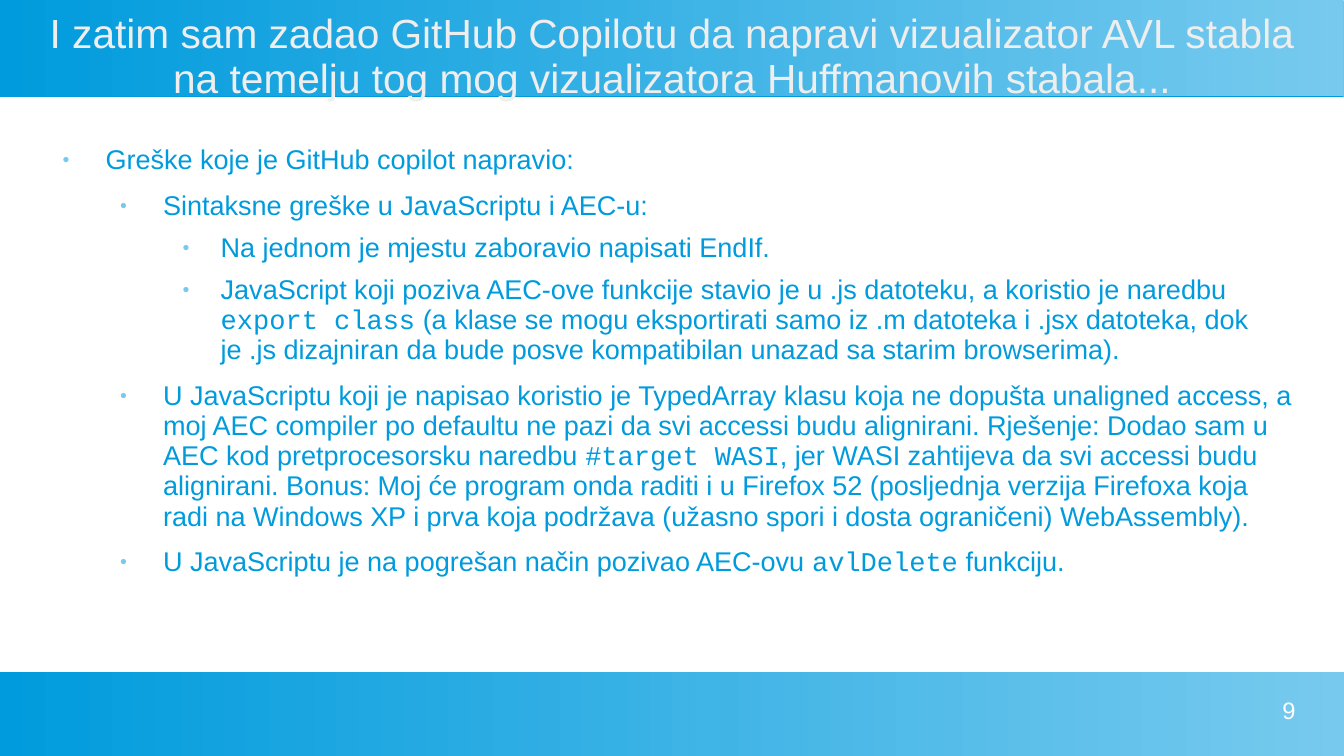
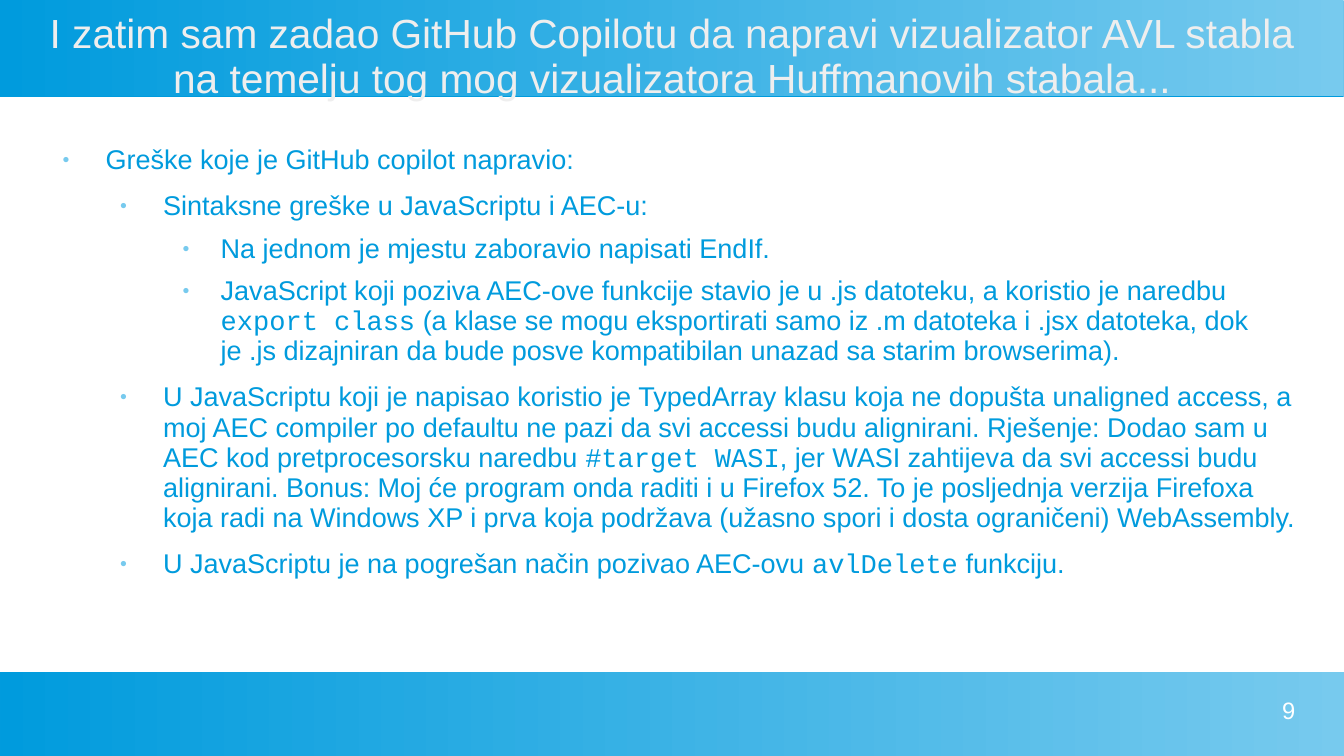
Before and after one commit to FlatAssembler/AECforWebAssembly, a slide deck: slide 9 of vizualizacija_stabala.ppt. Drawn at 1344x756 pixels with LibreOffice and Linux fonts; fonts in the diff are those of the drawing. Boxes give left, top, right and bottom in pixels: in the first picture for what was removed or moved away, otherwise in the second. Text is boxed around its words. In the diff, an @@ line names an element or a change of style, - is before the commit and + after.

Commit message:
Fixed some typos and grammar errors

```diff
--- a/vizualizacija_stabala.ppt
+++ b/vizualizacija_stabala.ppt
@@ text at (163,386,1295,532): text changed @@
-  ● U JavaScriptu koji je napisao koristio je TypedArray klasu koja ne dopušta unaligned access, a moj AEC compiler po defaultu ne pazi da svi accessi budu alignirani. Rješenje: Dodao sam u AEC kod pretprocesorsku naredbu #target WASI, jer WASI zahtijeva da svi accessi budu alignirani. Bonus: Moj će program onda raditi i u Firefox 52 (posljednja verzija Firefoxa koja radi na Windows XP i prva koja podržava (užasno spori i dosta ograničeni) WebAssembly).
+  ● U JavaScriptu koji je napisao koristio je TypedArray klasu koja ne dopušta unaligned access, a moj AEC compiler po defaultu ne pazi da svi accessi budu alignirani. Rješenje: Dodao sam u AEC kod pretprocesorsku naredbu #target WASI, jer WASI zahtijeva da svi accessi budu alignirani. Bonus: Moj će program onda raditi i u Firefox 52. To je posljednja verzija Firefoxa koja radi na Windows XP i prva koja podržava (užasno spori i dosta ograničeni) WebAssembly.
```
Also in this commit, not shown: 7 other slides changed.
